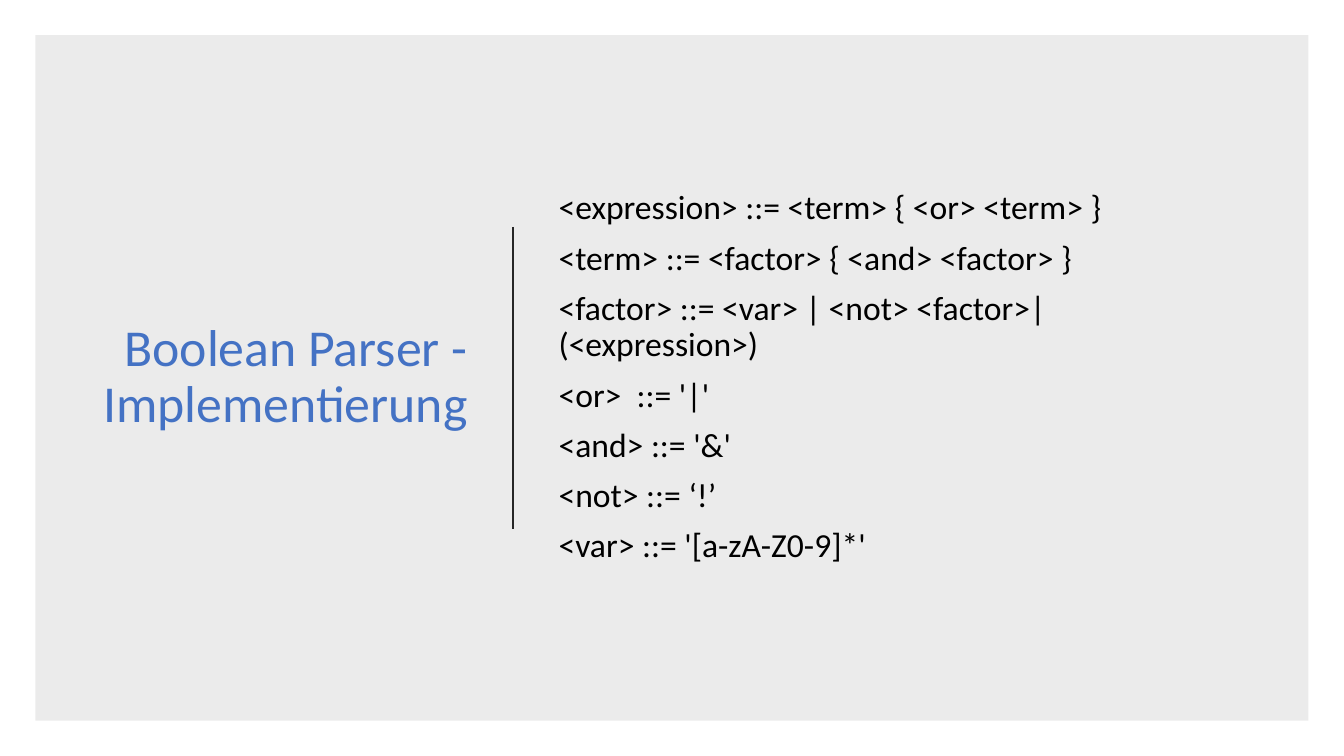
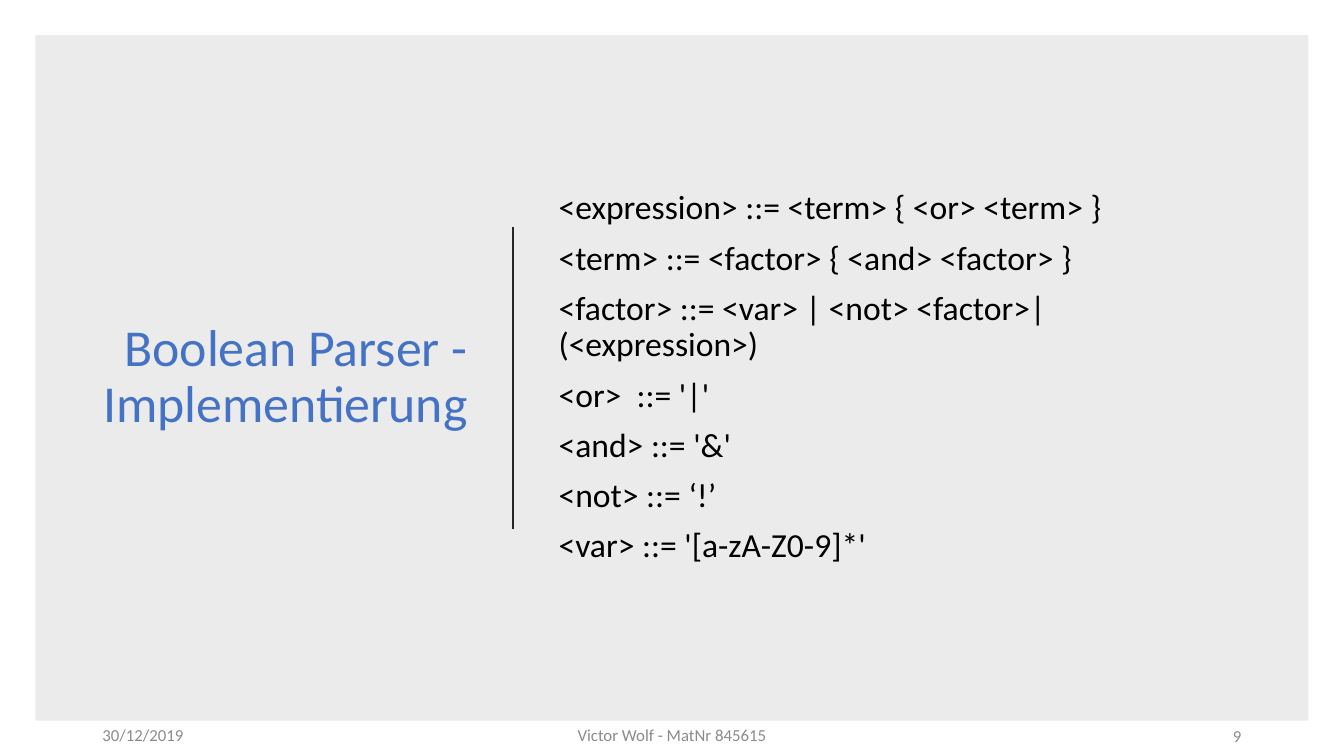
Before and after one commit to VictorW96/KP-seminar-paper-Fsharp, a slide deck: slide 9 of Presentation/BooleanParserinF#.pptx. Drawn at 1344x756 pixels with LibreOffice and Linux fonts; fonts in the diff are those of the drawing. Boxes give left, top, right and bottom in pixels: in the first picture for what was removed or moved away, otherwise in the second. Text is boxed around its words. In the diff, an @@ line names an element or a change of style, - is before the commit and + after.

```diff
--- a/Presentation/BooleanParserinF#.pptx
+++ b/Presentation/BooleanParserinF#.pptx
@@ text added at <box>102,729,183,742</box>, 12 pt, text #8C8C8C @@
+30/12/2019
@@ text added at <box>578,729,766,741</box>, 12 pt, text #8C8C8C @@
+Victor Wolf - MatNr 845615
@@ page number added at <box>1233,731,1241,742</box>, 12 pt, text #8C8C8C @@
+9
```
Also in this commit, not shown: 9 other slides changed.
